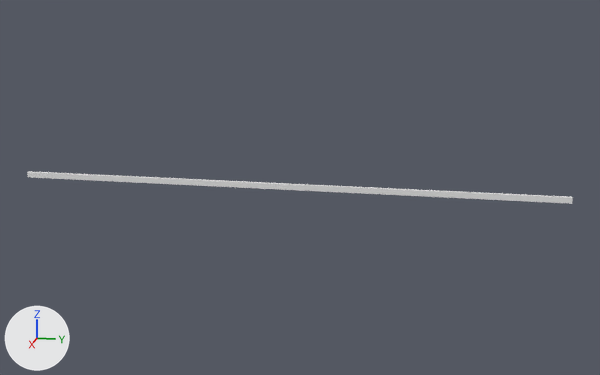
Before and after pictures for a commit that changed the FBX model public/models/hall.fbx.
The view is the same before and after, from a 50 mm camera at (285.2, 63.2, 71.2) aimed at (-1.1, 6.0, -0.4). Arrows for +X, +Y and +Z are at lower left; the lights stay in place.
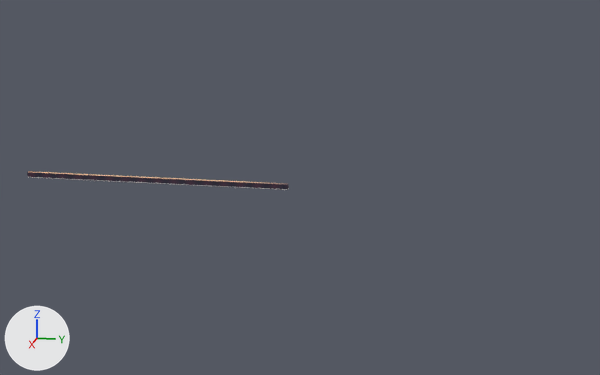
The newer file is also rescaled (x0.01), turned or shifted as a whole; pictures and numbers use the older file's frame.

Boxes [x1, y1, x2, y2] around the edits, measured in the pictures (600 x 375 px):
'Cube', reshaped (52% narrower, 41% shorter)
    before: [27, 171, 573, 204]
    after: [27, 171, 289, 190]

Patch to the scene script:
```diff
--- a/public/models/hall.fbx.py
+++ b/public/models/hall.fbx.py
@@ img_hall_png @@
+img_hall_png = load_image('hall.png', '../textures/hall.png', 32, 32, 'sRGB')
@@ mat_material_004 @@
+mat_material_004 = principled_material('Material.004')
+mat_material_004.texture = img_hall_png
@@ me_cube_001 @@
 # used by ob_cube; location = (0.0, 0.0, 0.0)
-me_cube_001.from_pydata(...)  # 8 vertices, 6 faces; spans x -1.0..1.0, y -100.0..100.0, z -1.0..1.0
+me_cube_001.from_pydata(...)  # 60 vertices, 62 faces; spans x -1.0..1.0, y -100.0..2.0, z -1.0..1.0
+# me_cube_001 part 1
+# 4 vertices are removed from x -1.0..1.0, y 100.0, z -1.0..1.0
+# 6 faces are deleted
+# 48 vertices are added at x -1.0..1.0, y -100.0..2.0, z -1.0..1.0
+# 8 new vertices lie (0.0, 102.0, 0.0) away from vertices in x -1.0..1.0, y -100.0, z -1.0..1.0
+# 62 new faces join them
+me_cube_001.materials.append(mat_material_004)  # picture img_hall_png
```
